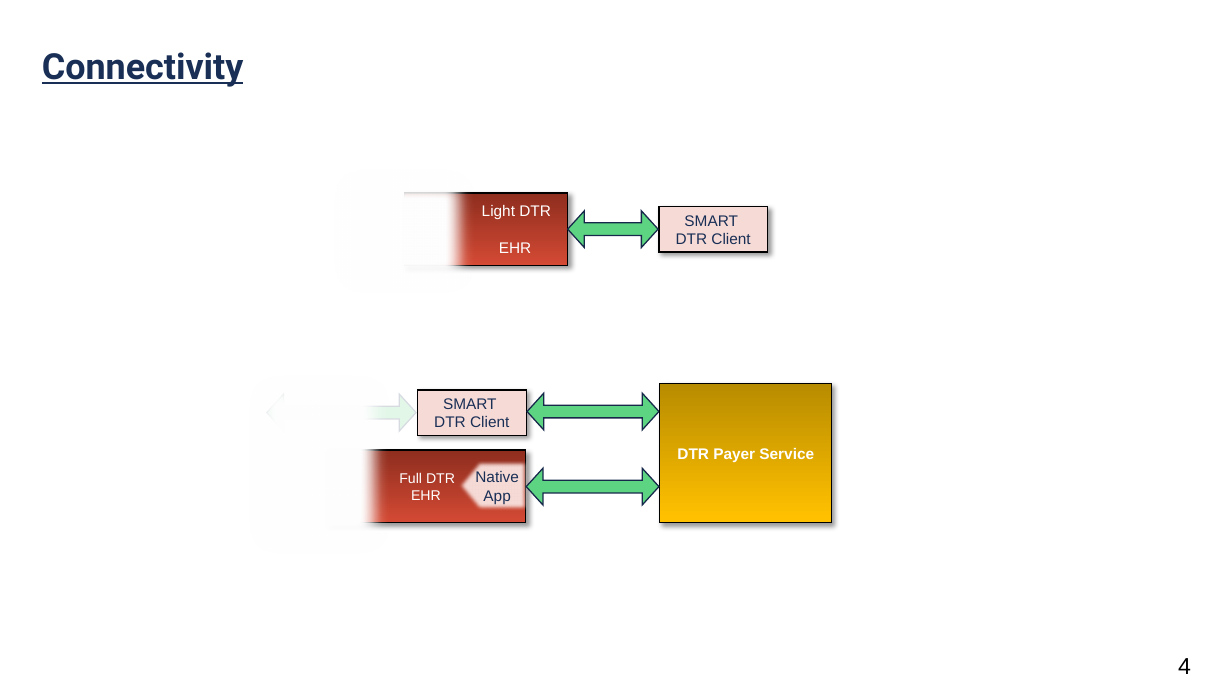
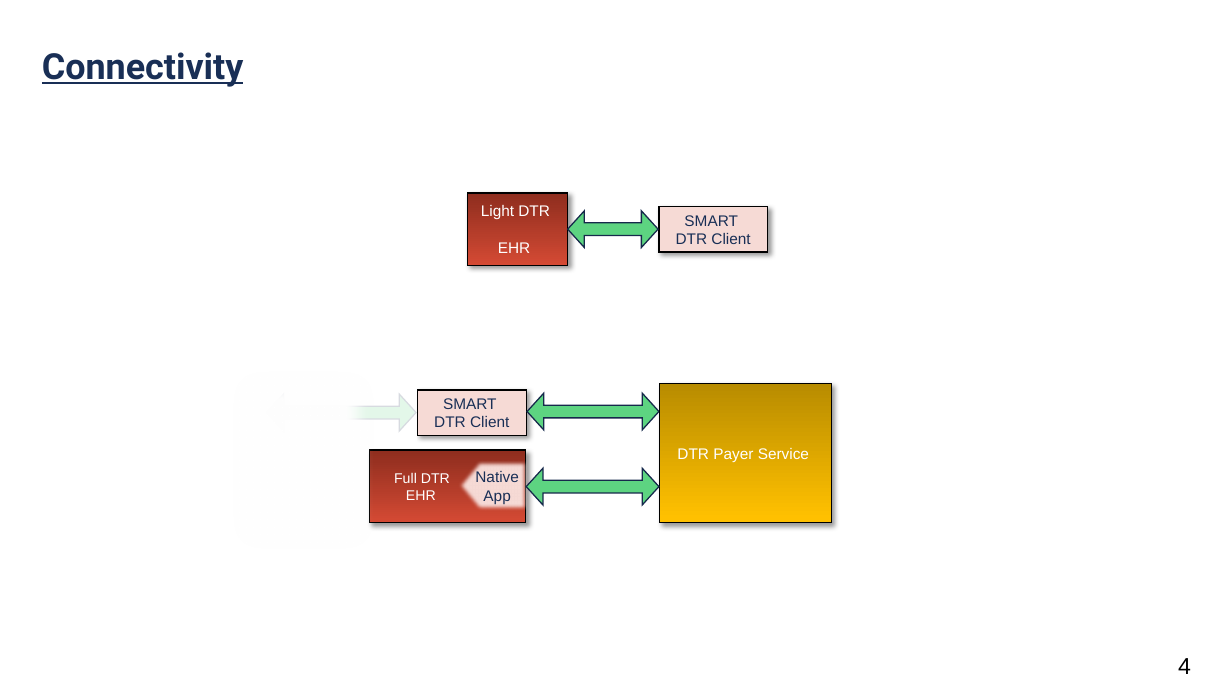
Before and after one commit to HL7/davinci-dtr, a slide deck: slide 4 of input/images-source/CRD_DTR_Flow.pptx. Drawn at 1232x693 pixels with LibreOffice and Linux fonts; fonts in the diff are those of the drawing. Boxes give left, top, right and bottom in pixels: in the first picture for what was removed or moved away, otherwise in the second. Text is boxed around its words. In the diff, an @@ line names an element or a change of style, - is before the commit and + after.

```diff
--- a/input/images-source/CRD_DTR_Flow.pptx
+++ b/input/images-source/CRD_DTR_Flow.pptx
@@ rectangle removed at [326, 161, 482, 300] @@
@@ rectangle "Light DTR": place and size @@
-rectangle "Light DTR" at [405, 193, 568, 266]
+rectangle "Light DTR" at [468, 193, 567, 266]
@@ rectangle: place and size @@
-rectangle at [241, 368, 397, 562]
+rectangle at [226, 363, 382, 557]
@@ rectangle "DTR Payer Service" at [660, 384, 832, 523]: bold off @@
@@ rectangle "Full DTR": place and size @@
-rectangle "Full DTR" at [328, 450, 527, 523]
+rectangle "Full DTR" at [370, 450, 526, 523]
```
